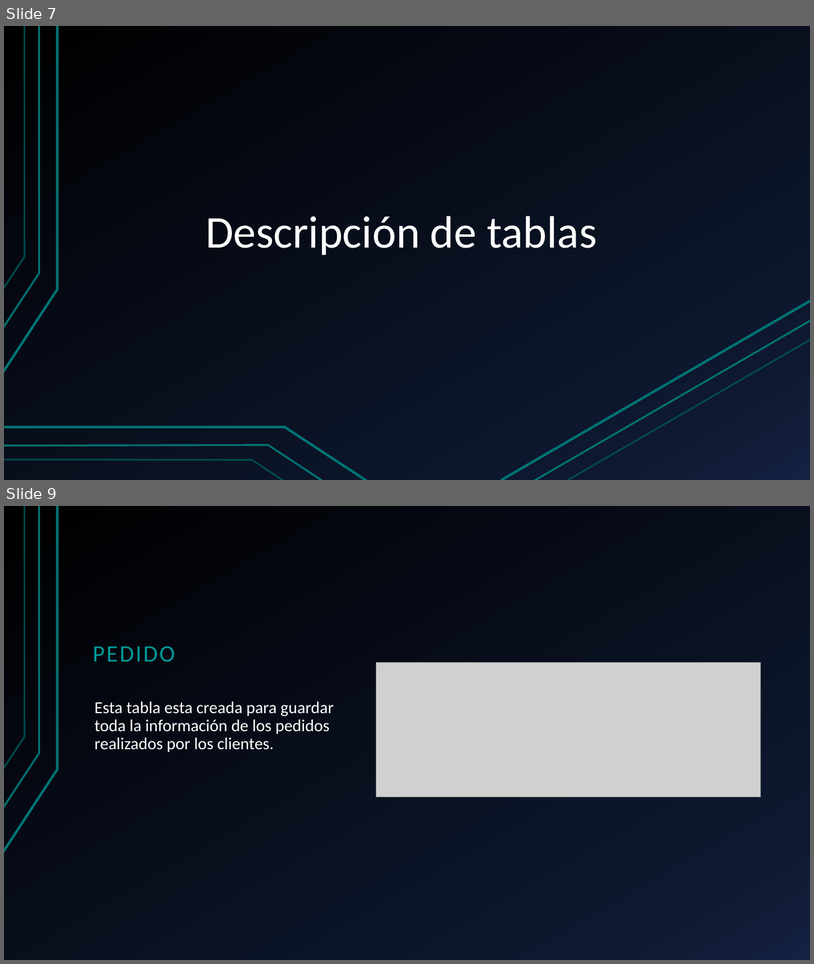
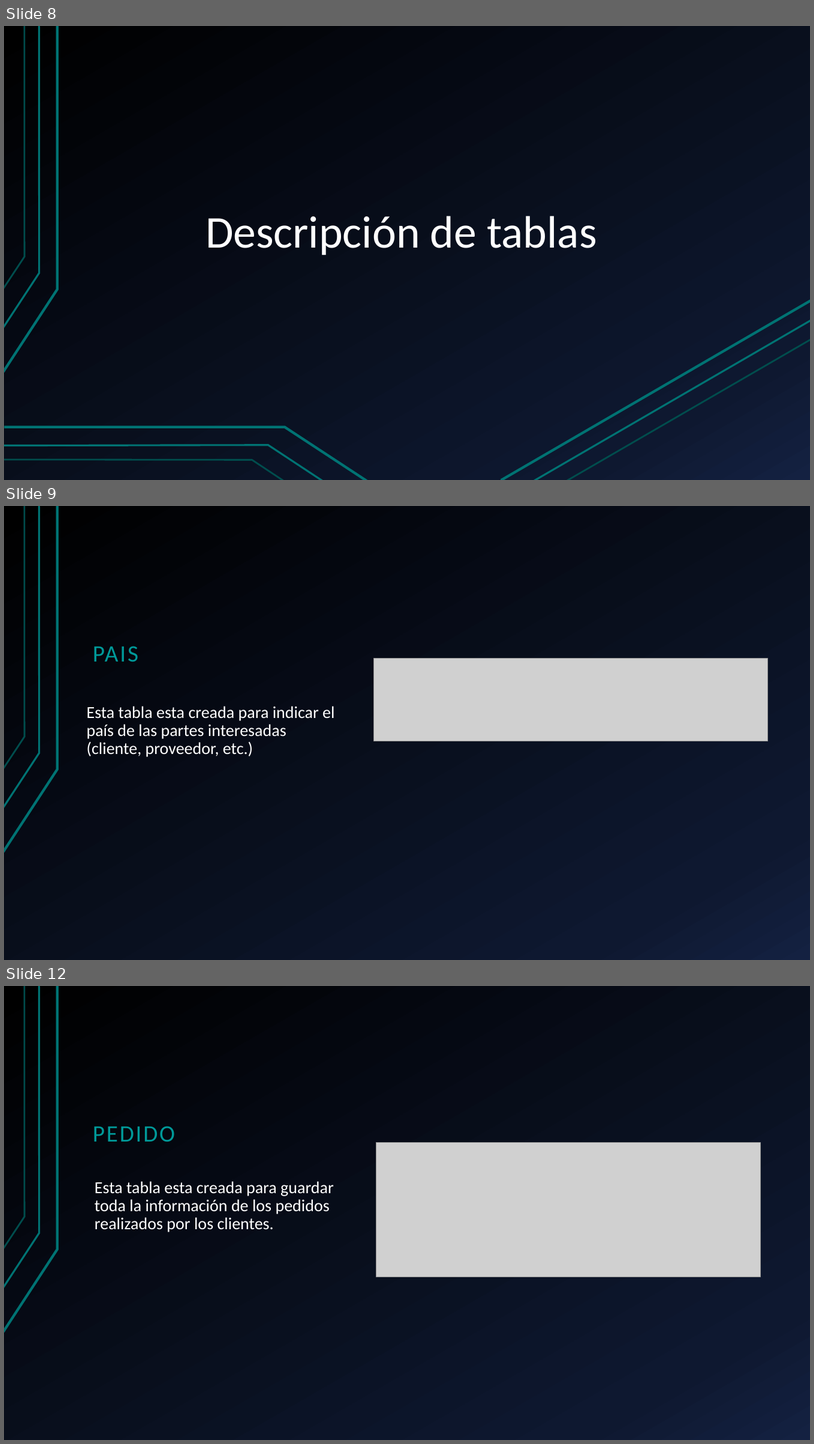
Before and after one commit to hferrer08/BDEcommerce, a slide deck: EcommerceVideojuegos+HubertFerrer.pptx. Shown one above the other, each under a label of ours: slides 7 and 9 before the commit, slides 8, 9 and 12 after it; the slides between them are not shown. The pictures are 814x964 and 814x1444 pixels, drawn with LibreOffice and Linux fonts; fonts in the diff are those of the drawing; grey boxes stand for pictures. Boxes give left, top, right and bottom in pixels: in the first picture for what was removed or moved away, otherwise in the second. Text is boxed around its words. In the diff, an @@ line names an element or a change of style, - is before the commit and + after.

```diff
--- a/EcommerceVideojuegos+HubertFerrer.pptx
+++ b/EcommerceVideojuegos+HubertFerrer.pptx
@@ slide 9 added at (4,506,810,960), background gradient #000000 to #0F1931 to #142242; not listed: 3 template elements that a slide beside it also shows @@
@@ title added at (93,646,138,661), 28 pt, text #009999 @@
+PAIS
@@ picture added at (374,658,768,741) @@
@@ text added at (87,706,335,757), 20 pt, text #FFFFFF @@
+Esta tabla esta creada para indicar el país de las partes interesadas (cliente, proveedor, etc.)
@@ what was slide 7 is now slide 8 @@
@@ what was slide 9 is now slide 12 @@
```
Also in this commit, not shown: 5 slides changed, 6 other slides added, 1 slide removed, 10 other files.
